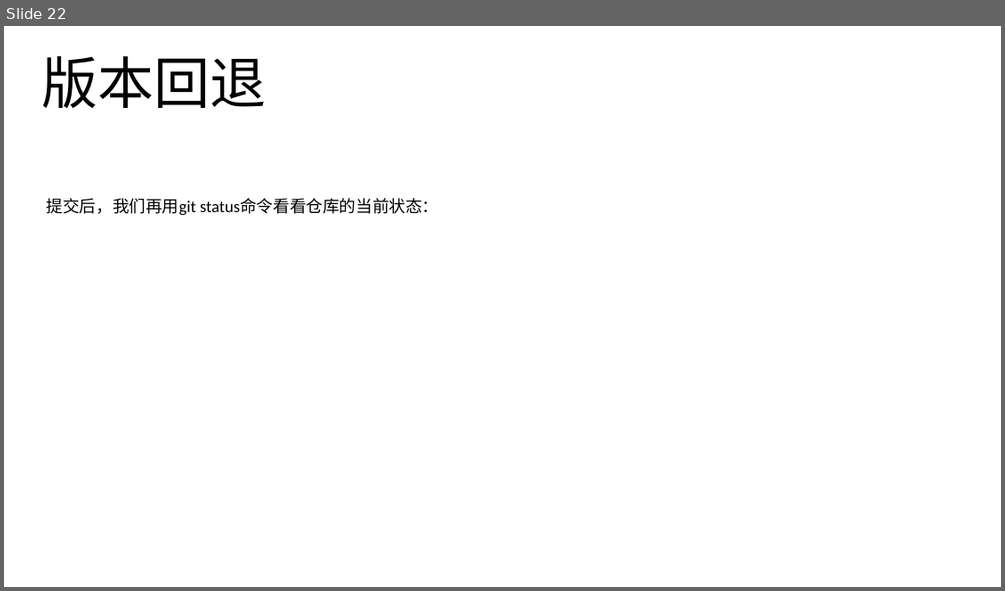
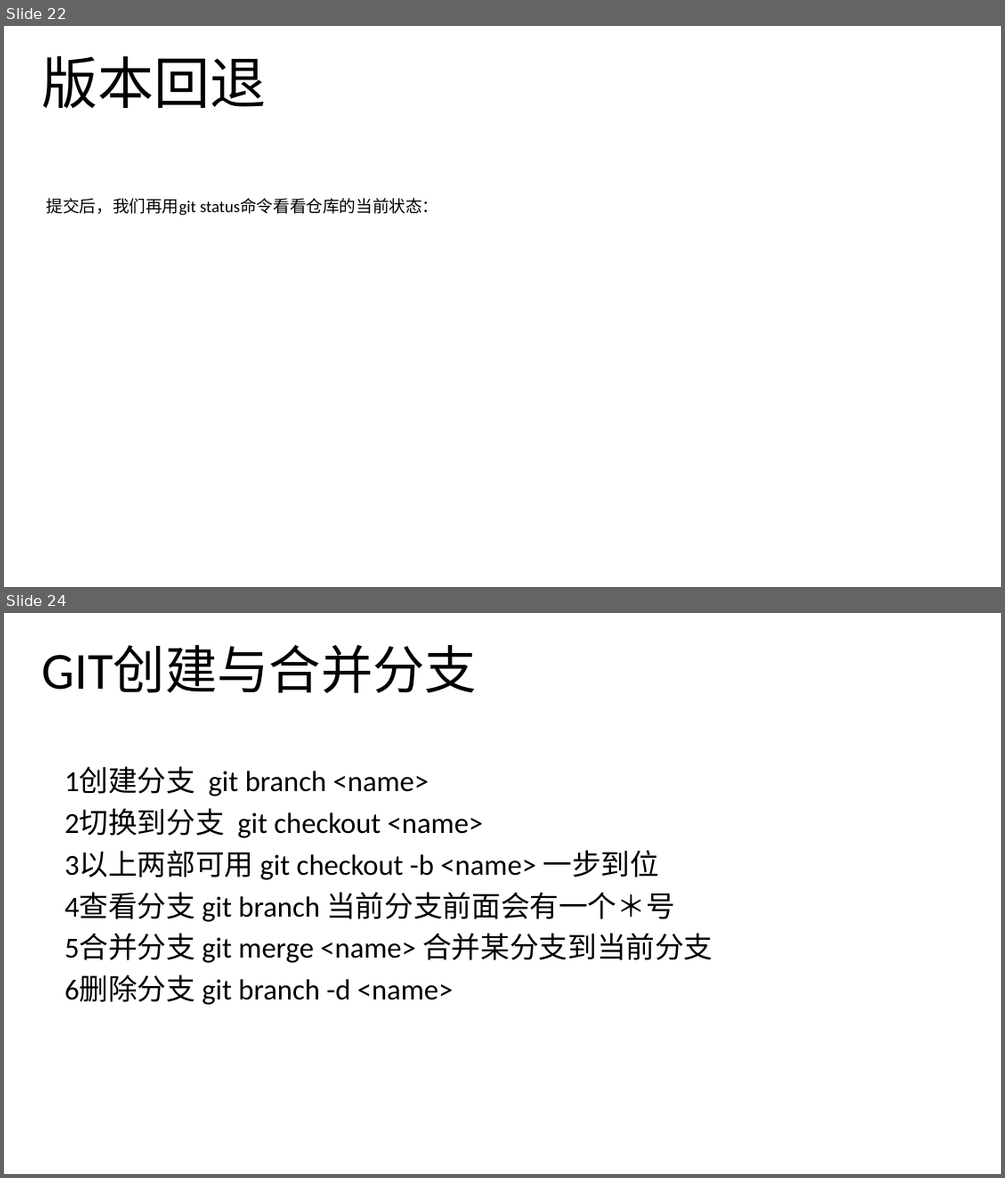
Before and after one commit to noprom/shandong, a slide deck: doc/ppt/helin.pptx. Shown one above the other, each under a label of ours: slide 22 before the commit, slides 22 and 24 after it; the slides between them are not shown. The pictures are 1005x591 and 1005x1178 pixels, drawn with LibreOffice and Linux fonts; fonts in the diff are those of the drawing. Boxes give left, top, right and bottom in pixels: in the first picture for what was removed or moved away, otherwise in the second. Text is boxed around its words. In the diff, an @@ line names an element or a change of style, - is before the commit and + after.

```diff
--- a/doc/ppt/helin.pptx
+++ b/doc/ppt/helin.pptx
@@ slide 24 added at [4,613,1001,1174], background #FFFFFF @@
@@ text added at [42,646,477,693], 50 pt, text #000000 @@
+GIT创建与合并分支
@@ text added at [65,767,712,1005], 28 pt, text #000000 @@
+1创建分支 git branch <name>
+2切换到分支 git checkout <name>
+3以上两部可用 git checkout -b <name> 一步到位
+4查看分支 git branch 当前分支前面会有一个＊号
+5合并分支 git merge <name> 合并某分支到当前分支
+6删除分支 git branch -d <name>
```
Also in this commit, not shown: 1 slide changed, 1 other slide added.
